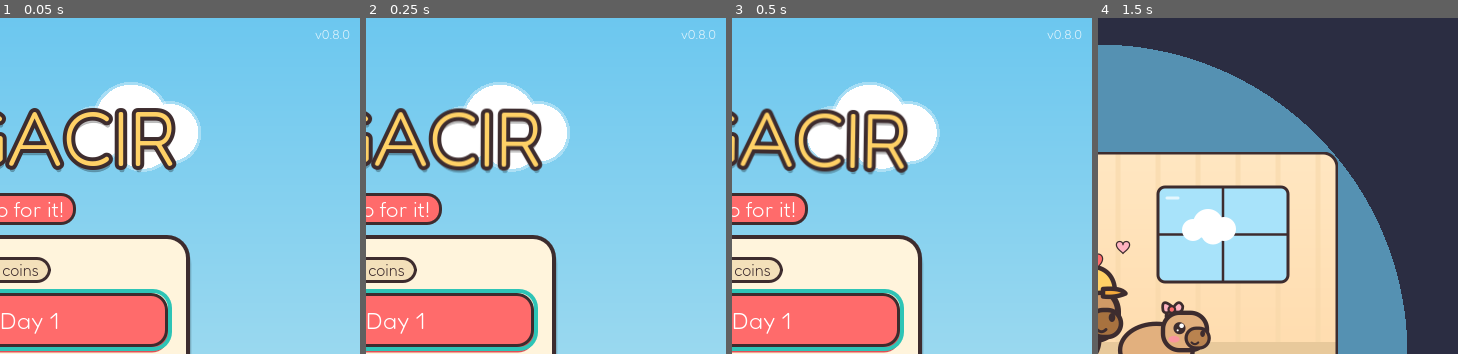
Above: before the commit, frames 1-4 (left to right).
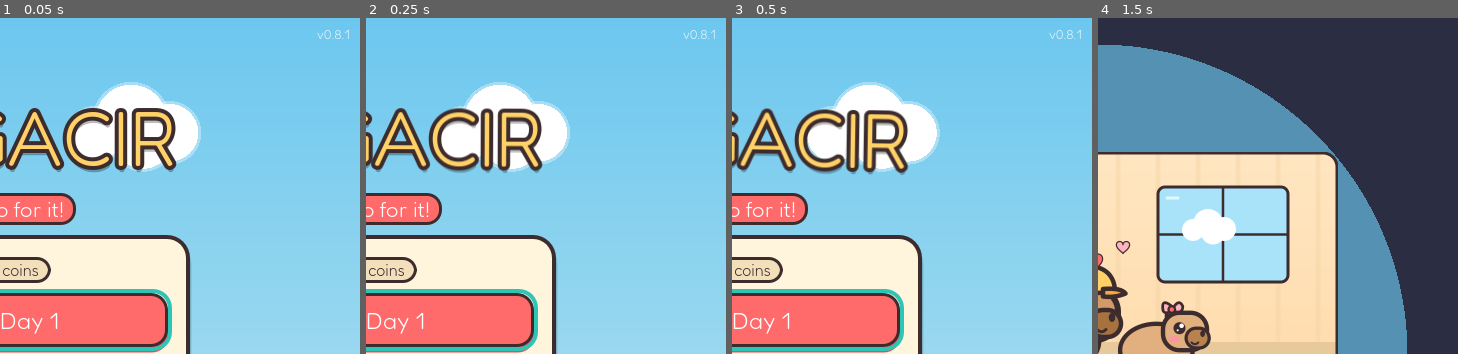
Above: after the commit, the same moments.

Repository: FirmansyahDzakwanArifien/si-ngacir
Game: Godot game, scene res://scenes/main.tscn
Two runs of this game, one before a commit and one after it. Both use one fixed random seed, a clock stepped at 60 frames per second and the inputs below.
Inputs:
- Up to frame 1 (0.05 s): no input
- Up to frame 2 (0.25 s): no input
- Up to frame 3 (0.5 s): no input
- Up to frame 4 (1.5 s): click "Start Day 1" at 0.5 s; click "Skip (Esc)" at 1.25 s
The pictures show only the part of the screen within x 50-100%, y 0-50%; the shares and areas given below are measured in that part.

The runs differ from the first frame. In frame 1, 0.1% of the frame differs, in the area x 87-98%, y 3-7%; in frame 2, 0.1%; in frame 3, 0.1%; in frame 4, nothing differs.

Commit message:
fix(story): cutscene kosong di build export, musik cutscene Nana dan Bang Kilat
- Resource teks diekspor apa adanya: konversi biner Godot 4.3 mengosongkan
  teks StoryData, sehingga cutscene terlewati di build web, Windows, dan Android
- Tema sedih Nana dan tema tegang Bang Kilat dipilih otomatis per halaman,
  dengan efek suara penanda dan fade saat berganti lagu
- Musik dikompres QOA saat import
- CI memeriksa isi build hasil export (cutscene, potret, musik)
- Action GitHub diperbarui ke versi Node 24 dan runner dipatok ubuntu-24.04
- Versi 0.8.1

Diff:
--- a/project.godot
+++ b/project.godot
@@ -11,7 +11,7 @@
 [application]
 
 config/name="Si Ngacir"
-config/version="0.8.0"
+config/version="0.8.1"
 config/description="Trobos Ajalah! Game kurir capybara."
 run/main_scene="res://scenes/main.tscn"
 config/features=PackedStringArray("4.3", "GL Compatibility")
@@ -33,6 +33,10 @@
 window/stretch/aspect="expand"
 window/handheld/orientation=6
 
+[editor]
+
+export/convert_text_resources_to_binary=false
+
 [internationalization]
 
 locale/translations=PackedStringArray("res://translations/strings.en.translation")
--- a/scripts/autoload/audio_manager.gd
+++ b/scripts/autoload/audio_manager.gd
@@ -8,6 +8,8 @@
 const EXTENSIONS: Array[String] = [".ogg", ".wav", ".mp3"]
 const SETTINGS_PATH := "user://settings.cfg"
 const SFX_VOICES := 8
+## Lama fade saat berganti lagu (detik).
+const MUSIC_FADE := 0.35
 
 var music_volume := 0.7
 var sfx_volume := 0.8
@@ -22,6 +24,7 @@
 var _next_voice := 0
 var _streams := {}
 var _current_music := &""
+var _music_tween: Tween
 
 
 func _ready() -> void:
@@ -92,17 +95,25 @@
 	player.play()
 
 
+## Putar lagu (di-loop). Bila lagu lain sedang diputar, yang lama di-fade out dulu.
 func play_music(music_name: StringName) -> void:
 	if music_name == _current_music and _music_player.playing:
 		return
 	_current_music = music_name
 	var stream := _find_stream(MUSIC_DIR, music_name)
-	if stream == null:
-		_music_player.stop()
-		return
-	_make_looping(stream)
-	_music_player.stream = stream
-	_music_player.play()
+	if _music_tween:
+		_music_tween.kill()
+	if not _music_player.playing:
+		_start_music(stream)
+		return
+	_music_tween = create_tween()
+	_music_tween.tween_property(_music_player, "volume_db", -40.0, MUSIC_FADE)
+	_music_tween.tween_callback(_start_music.bind(stream, -40.0))
+	_music_tween.tween_property(_music_player, "volume_db", 0.0, MUSIC_FADE)
+
+
+func current_music() -> StringName:
+	return _current_music
 
 
 func set_music_volume(value: float) -> void:
@@ -162,6 +173,16 @@
 	return _streams[key]
 
 
+func _start_music(stream: AudioStream, volume_db := 0.0) -> void:
+	_music_player.volume_db = volume_db
+	if stream == null:
+		_music_player.stop()
+		return
+	_make_looping(stream)
+	_music_player.stream = stream
+	_music_player.play()
+
+
 func _make_looping(stream: AudioStream) -> void:
 	if stream is AudioStreamWAV:
 		var wav := stream as AudioStreamWAV
--- a/scripts/cutscene.gd
+++ b/scripts/cutscene.gd
@@ -21,7 +21,6 @@
 
 
 func _ready() -> void:
-	AudioManager.play_music(&"menu")
 	_story = GameState.pending_story
 	if _story == null or _story.pages.is_empty():
 		_finish.call_deferred()
@@ -155,6 +154,7 @@
 		return
 	_show_image(_story.image_at(_page))
 	_show_speaker(_story.speaker_at(_page))
+	_play_page_music()
 
 	_text.text = GameState.story_text(_story.pages[_page])
 	_text.horizontal_alignment = HORIZONTAL_ALIGNMENT_CENTER if _speaker == "" else HORIZONTAL_ALIGNMENT_LEFT
@@ -205,6 +205,22 @@
 				.set_trans(Tween.TRANS_BACK).set_ease(Tween.EASE_OUT)
 
 
+## Ganti musik sesuai suasana halaman; masuknya tema Nana atau Bang Kilat diberi efek suara.
+func _play_page_music() -> void:
+	var music := Speakers.music_for(_story.speaker_at(_page), _story.image_at(_page))
+	if music == &"":
+		if _page > 0:
+			return
+		music = Speakers.CALM_MUSIC
+	if music == AudioManager.current_music():
+		return
+	AudioManager.play_music(music)
+	if music == Speakers.SAD_MUSIC:
+		AudioManager.play_sfx(&"chime_sad")
+	elif music == Speakers.TENSE_MUSIC:
+		AudioManager.play_sfx(&"sting_kilat")
+
+
 func _update_hint() -> void:
 	var last := _page == _story.pages.size() - 1
 	_hint.text = tr("Enter / klik untuk mulai") if last else tr("Enter / klik untuk lanjut")
--- a/scripts/data/speakers.gd
+++ b/scripts/data/speakers.gd
@@ -13,6 +13,23 @@
 	"direktur": {"name": "Bu Direktur", "color": Color("8c74e0")},
 	"ojan": {"name": "Pak Ojan", "color": Color("5e9b82")},
 }
+
+## Musik cutscene: tema sedih Nana, tema tegang Bang Kilat, dan musik santai bawaan.
+const SAD_MUSIC := &"nana"
+const TENSE_MUSIC := &"kilat"
+const CALM_MUSIC := &"menu"
+## Suasana per "tokoh:ekspresi". Tokoh yang tidak ada di sini memakai CALM_MUSIC,
+## kecuali Masbro dan narasi yang meneruskan musik sebelumnya.
+const MOOD_MUSIC := {
+	"nana:sakit": SAD_MUSIC,
+	"nana:sedih": SAD_MUSIC,
+	"masbro:sedih": SAD_MUSIC,
+	"kilat:sombong": TENSE_MUSIC,
+	"kilat:kaget": TENSE_MUSIC,
+	"kilat:sedih": &"",
+}
+## Latar yang otomatis bernuansa sedih (Nana sakit), kecuali suasananya ditentukan MOOD_MUSIC.
+const SAD_IMAGES: Array[String] = ["sick", "hospital"]
 
 
 ## Pecah "tokoh:ekspresi" menjadi [tokoh, ekspresi]. Ekspresi bawaan "normal".
@@ -39,3 +56,16 @@
 			if ResourceLoader.exists(path):
 				return load(path)
 	return null
+
+
+## Musik untuk satu halaman cutscene. &"" berarti meneruskan musik yang sedang diputar.
+static func music_for(entry: String, image: String) -> StringName:
+	var parsed := parse(entry)
+	var key := parsed[0] + ":" + parsed[1]
+	if MOOD_MUSIC.has(key):
+		return MOOD_MUSIC[key]
+	if image in SAD_IMAGES and not key.ends_with(":senang"):
+		return SAD_MUSIC
+	if parsed[0] == "" or parsed[0] == "masbro":
+		return &""
+	return CALM_MUSIC
Not shown, changed: assets/audio/music/gameplay.wav.import
Not shown, added: assets/audio/music/kilat.wav.import
Not shown, changed: assets/audio/music/menu.wav.import
Not shown, added: assets/audio/music/nana.wav.import
Not shown, added: assets/audio/sfx/chime_sad.wav.import
Not shown, added: assets/audio/sfx/sting_kilat.wav.import
Not shown, changed: export_presets.cfg
Not shown, added: .github/godot/check_pack.gd
Not shown, changed: .github/workflows/build.yml
Not shown, changed: README.md
Not shown, added: assets/audio/music/kilat.wav
Not shown, added: assets/audio/music/nana.wav
(and 3 more such lines)
